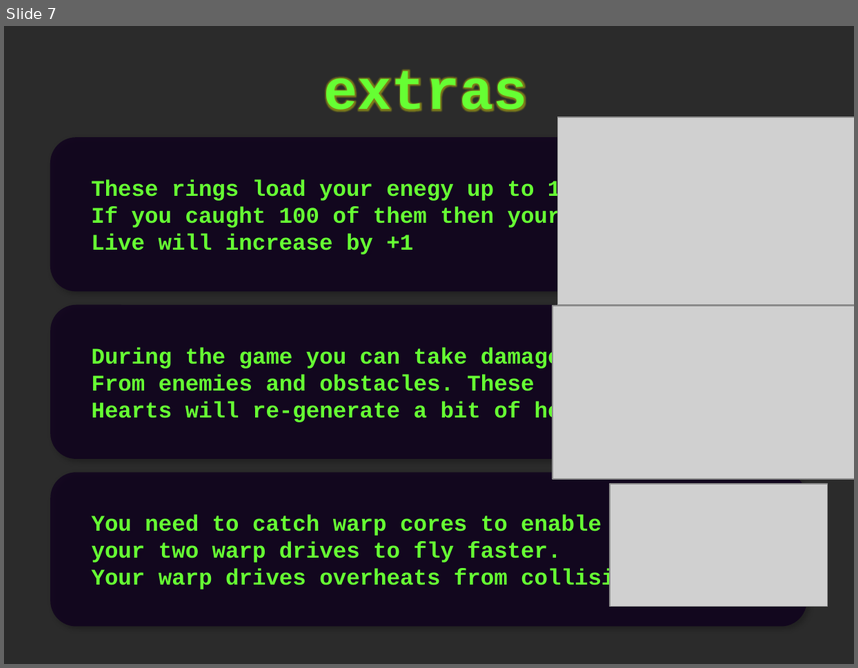
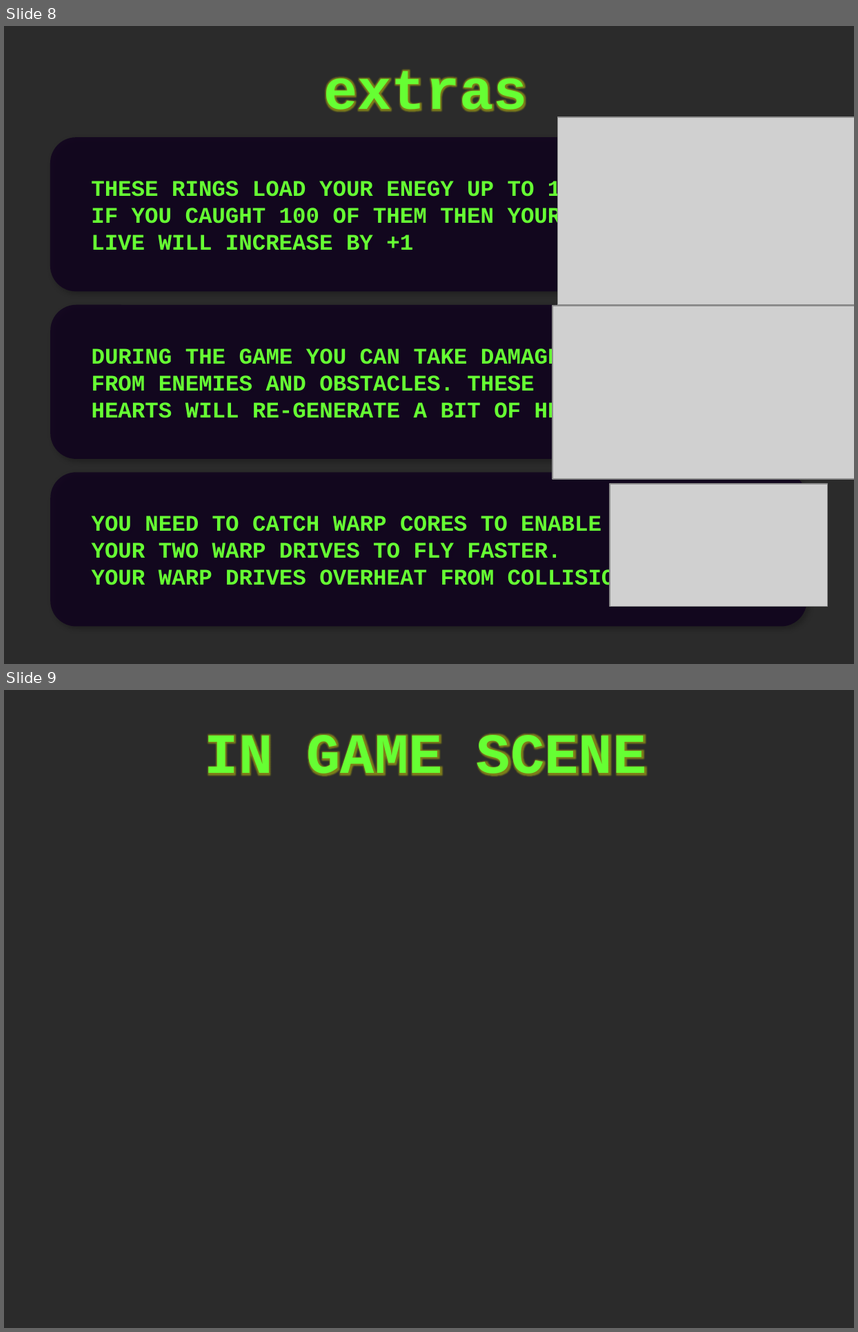
Before and after one commit to srad/SpaceBIT, a slide deck: handbook/SpaceBIT - Handbook.pptx. Shown one above the other, each under a label of ours: slide 7 before the commit, slides 8 and 9 after it. The pictures are 858x668 and 858x1332 pixels, drawn with LibreOffice and Linux fonts; fonts in the diff are those of the drawing; grey boxes stand for pictures; background and template pictures are left out; a plain dark background stands for a picture behind light text. Boxes give left, top, right and bottom in pixels: in the first picture for what was removed or moved away, otherwise in the second. Text is boxed around its words. In the diff, an @@ line names an element or a change of style, - is before the commit and + after.

Commit message:
* Proper set up of almost all screens, model screen is missing * Load screen now shown first before game actually starts loading

```diff
--- a/handbook/SpaceBIT - Handbook.pptx
+++ b/handbook/SpaceBIT - Handbook.pptx
@@ slide 9 added at [4,690,854,1328], background picture (left out) @@
@@ text added at [205,732,646,788], 48 pt, text #66FF33, bold @@
+IN GAME SCENE
@@ what was slide 7 is now slide 8 @@
@@ slide 8 changed as well @@
@@ text in rounded rectangle at [91,180,588,250]: text changed @@
-These rings load your enegy up to 100
-If you caught 100 of them then your
-Live will increase by +1
+THESE RINGS LOAD YOUR ENEGY UP TO 100
+IF YOU CAUGHT 100 OF THEM THEN YOUR
+LIVE WILL INCREASE BY +1
@@ text in rounded rectangle at [92,347,628,423]: text changed @@
-During the game you can take damage
-From enemies and obstacles. These
-Hearts will re-generate a bit of health.
+DURING THE GAME YOU CAN TAKE DAMAGE
+FROM ENEMIES AND OBSTACLES. THESE
+HEARTS WILL RE-GENERATE A BIT OF HEALTH.
@@ text in rounded rectangle at [92,515,655,591]: text changed @@
-You need to catch warp cores to enable
-your two warp drives to fly faster.
-Your warp drives overheats from collisions.
+YOU NEED TO CATCH WARP CORES TO ENABLE
+YOUR TWO WARP DRIVES TO FLY FASTER.
+YOUR WARP DRIVES OVERHEAT FROM COLLISIONS.
```
Also in this commit, not shown: 7 other slides changed, 2 other slides added, 35 other files.
